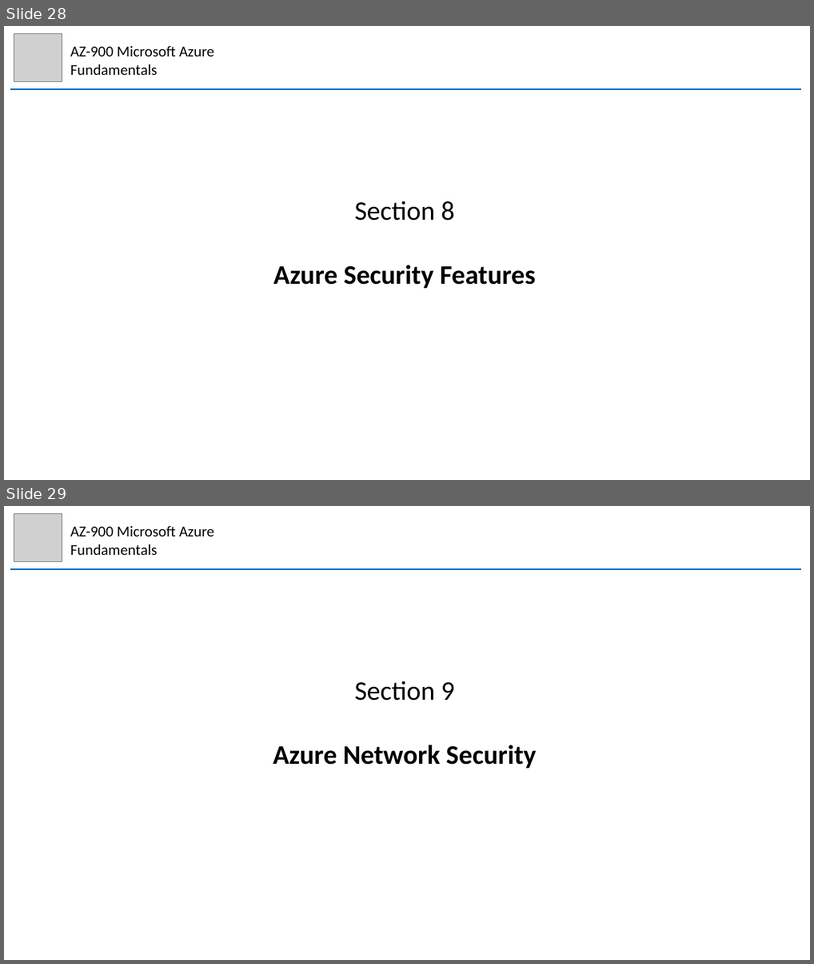
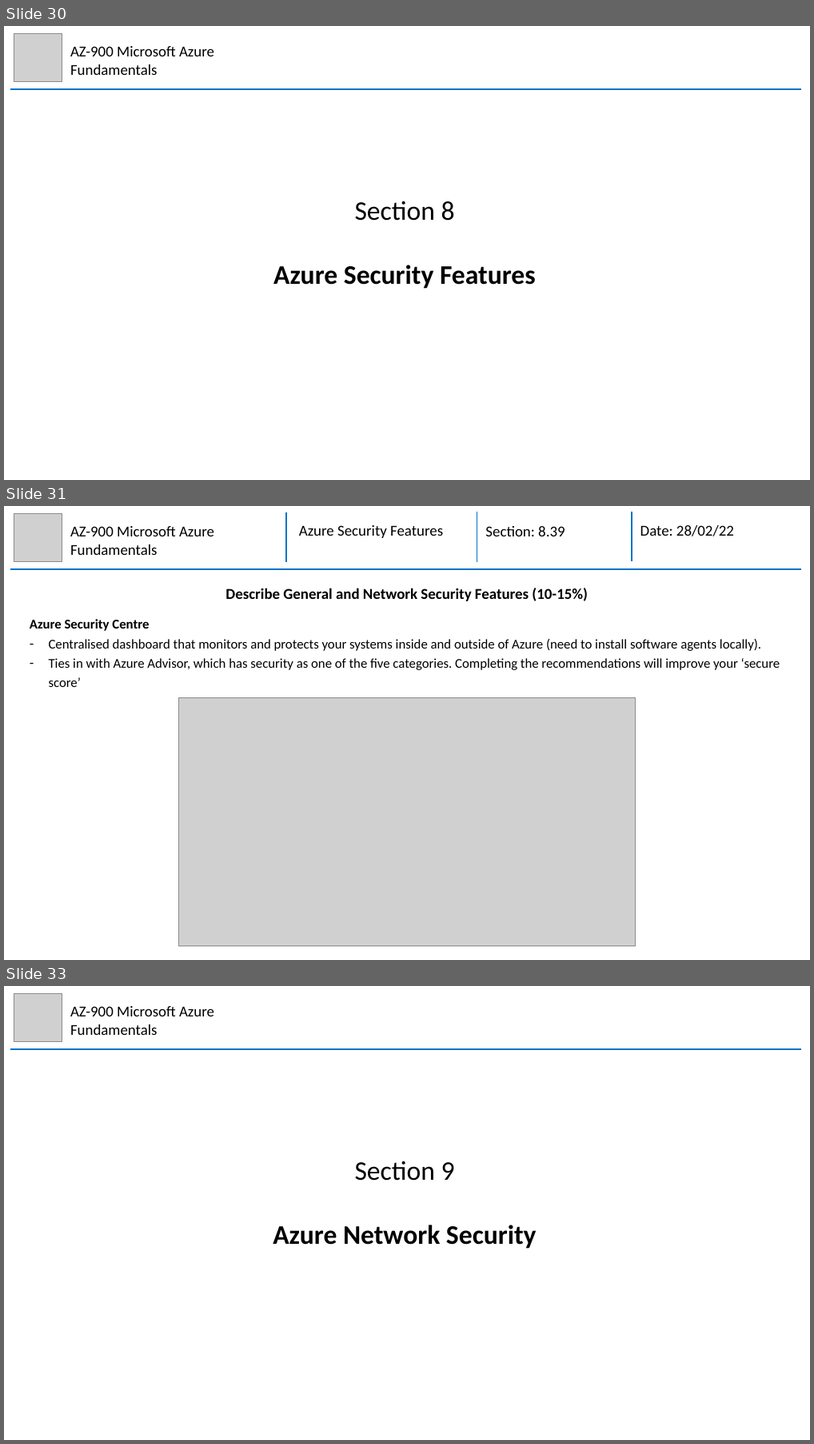
Before and after one commit to mhaythornthwaite/Testing_ML_Algorithms, a slide deck: Azure_AZ-900_Fundamentals/MJH_AZ-900_Azure_Fundamentals_Notes.pptx. Shown one above the other, each under a label of ours: slides 28 and 29 before the commit, slides 30, 31 and 33 after it; the slides between them are not shown. The pictures are 814x964 and 814x1444 pixels, drawn with LibreOffice and Linux fonts; fonts in the diff are those of the drawing; grey boxes stand for pictures. Boxes give left, top, right and bottom in pixels: in the first picture for what was removed or moved away, otherwise in the second. Text is boxed around its words. In the diff, an @@ line names an element or a change of style, - is before the commit and + after.

Commit message:
Azure AZ-900 Section 7 and 8

```diff
--- a/Azure_AZ-900_Fundamentals/MJH_AZ-900_Azure_Fundamentals_Notes.pptx
+++ b/Azure_AZ-900_Fundamentals/MJH_AZ-900_Azure_Fundamentals_Notes.pptx
@@ slide 31 added at <box>4,506,810,960</box>, background #FFFFFF @@
@@ picture added at <box>14,513,62,561</box> @@
@@ text added at <box>70,526,214,555</box>, 18 pt, text #000000 @@
+AZ-900 Microsoft Azure Fundamentals
@@ group added at <box>10,512,802,569</box>: 4 lines, 3 texts @@
+Azure Security Features
+Section: 8.39
+Date: 28/02/22
@@ text added at <box>226,588,588,601</box>, 18 pt, text #000000, bold @@
+Describe General and Network Security Features (10-15%)
@@ text added at <box>30,619,780,687</box>, 16 pt, text #000000 @@
+Azure Security Centre
+– Centralised dashboard that monitors and protects your systems inside and outside of Azure (need to install software agents locally).
+– Ties in with Azure Advisor, which has security as one of the five categories. Completing the recommendations will improve your ‘secure score’
@@ picture added at <box>179,698,635,947</box> @@
@@ what was slide 28 is now slide 30 @@
@@ what was slide 29 is now slide 33 @@
```
Also in this commit, not shown: 1 slide changed, 4 other slides added, 2 other files.
